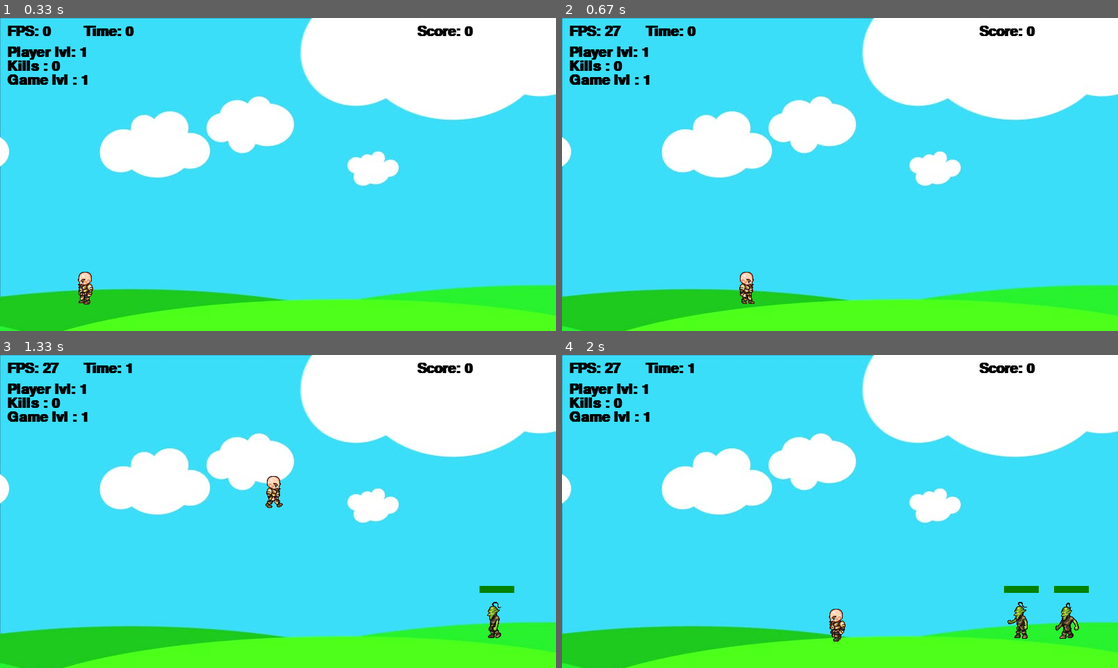
Above: before the commit, frames 1-4 (two rows, left to right).
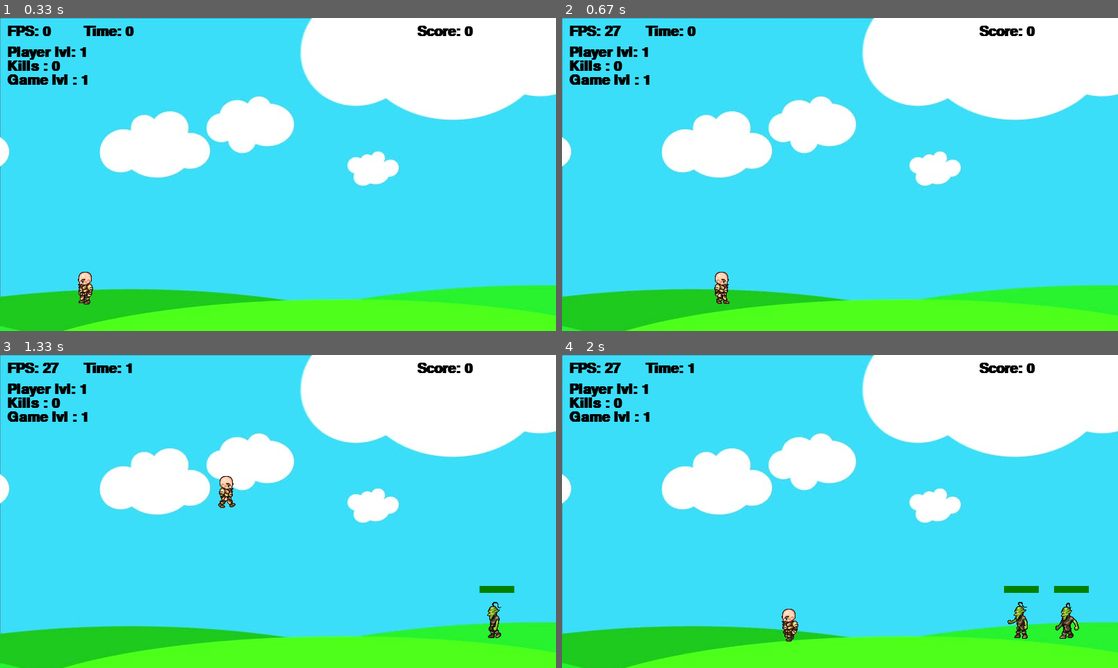
Above: after the commit, the same moments.

Repository: Tchomas/pygame_testing
Game: pygame game, started from game.py
Two runs of this game, one before a commit and one after it. Both use one fixed random seed, a clock stepped at 60 frames per second and the inputs below.
Inputs:
- Up to frame 1 (0.33 s): no input
- Up to frame 2 (0.67 s): hold Right from 0.33 s (still down)
- Up to frame 3 (1.33 s): release Right at 0.8 s; hold Up 0.83-1.13 s; hold Right from 1.17 s (still down)
- Up to frame 4 (2 s): release Right at 1.63 s; hold Left from 1.67 s (still down)

Frame 1 is identical in both runs. In frame 2, 0.4% of the frame differs, in the area x 27-35%, y 81-92%; in frame 3, 0.4%; in frame 4, 0.5%, in the area x 39-51%, y 81-92%.

Commit message:
Implemented game level system + Game level increase with game time + goblins spawn and difficulty increase with game level

Diff:
--- a/game.py
+++ b/game.py
@@ -101,7 +101,7 @@
         self.y = y
         self.width = width
         self.height = height
-        self.velocity = 16
+        self.velocity = 12
         self.isJump = False
         self.left = True
         self.right = False
@@ -220,16 +220,17 @@
 while run:
     # max 27 FPS
     clock.tick(27)
+    GameLevel = 1 + pygame.time.get_ticks()//5000  # increase game level every 5s
 
     randInt_0_1000 = random.randint(0, 1000)
-    if randInt_0_1000 < 10:  # standard goblin 1%
+    if GameLevel < 20 and randInt_0_1000 < 25:
+        enemies.append(enemy(screenWidth - 100, 350, 64, 64, 150, "tiny-goblin" + str(i), 10))
+        i += 1
+    elif GameLevel > 10 and randInt_0_1000 < 40:
         enemies.append(enemy(screenWidth - 100, 350, 64, 64, 150, "goblin" + str(i), 20))
         i += 1
-    elif randInt_0_1000 < 12:  # BIG goblin 0.2%
-        enemies.append(enemy(screenWidth - 100, 350, 64, 64, 150, "BIG-goblin" + str(i), 40))
-        i += 1
-    elif randInt_0_1000 < 14:  # tiny goblin 0.2%
-        enemies.append(enemy(screenWidth - 100, 350, 64, 64, 150, "tiny-goblin" + str(i), 10))
+    elif GameLevel > 15 and randInt_0_1000 < 70:
+        enemies.append(enemy(screenWidth - 100, 350, 64, 64, 150, "BIG-goblin" + str(i), 40 + GameLevel))
         i += 1
 
     # shoot cooldown
